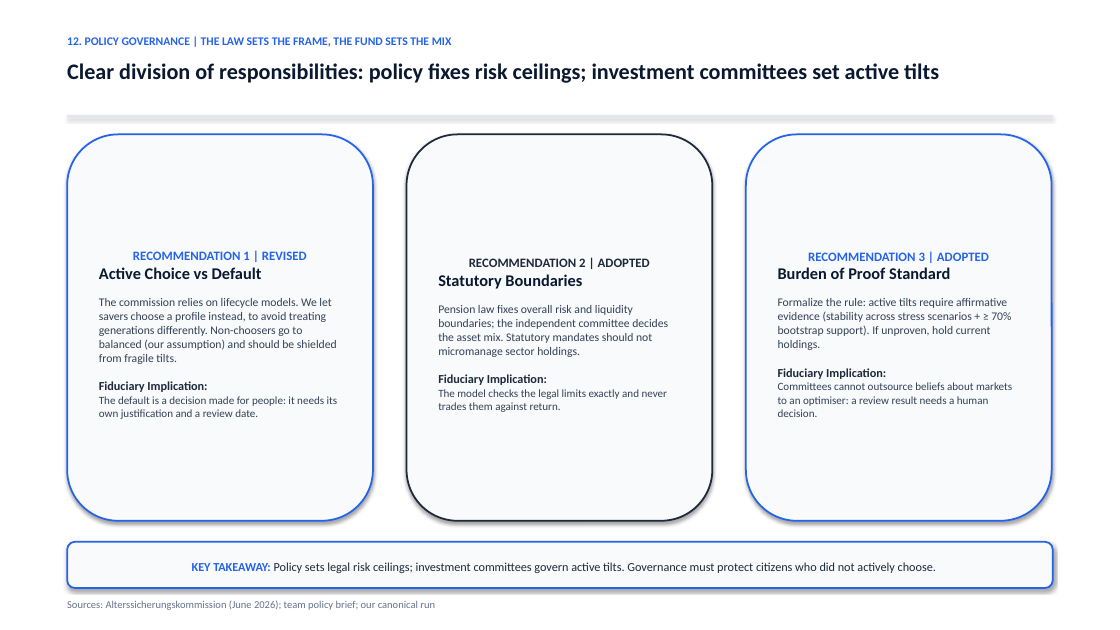
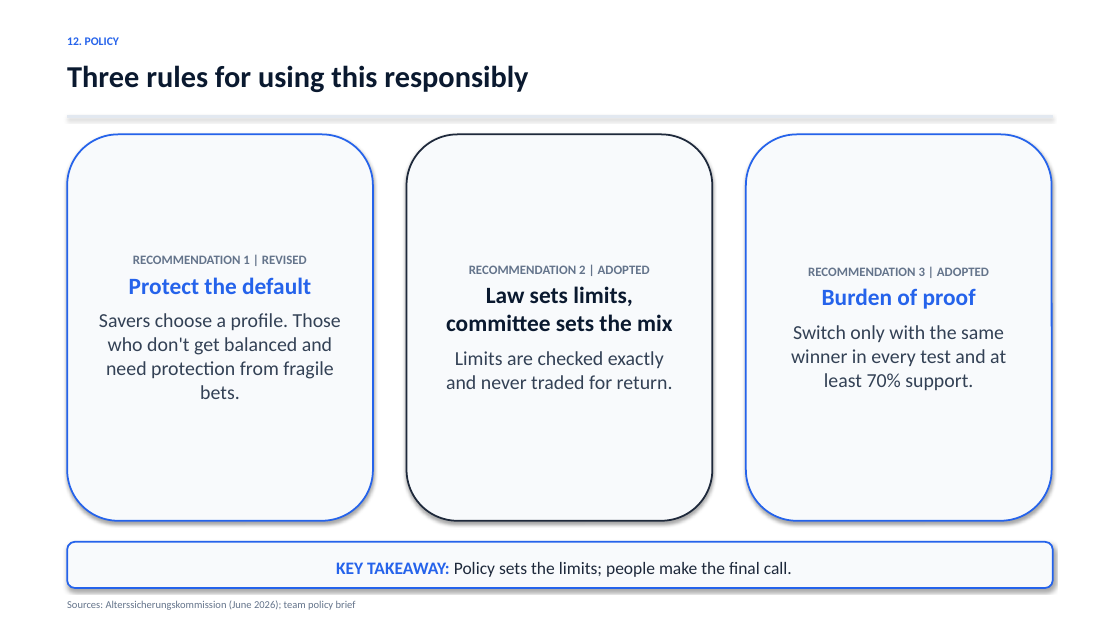
Before and after one commit to jonas221101/quantum-hackathon-finance, a slide deck: slide 22 of docs/deck/MBB_Pitch_Presentation_reviewed.pptx. Drawn at 1120x630 pixels with LibreOffice and Linux fonts; fonts in the diff are those of the drawing. Boxes give left, top, right and bottom in pixels: in the first picture for what was removed or moved away, otherwise in the second. Text is boxed around its words. In the diff, an @@ line names an element or a change of style, - is before the commit and + after.

```diff
--- a/docs/deck/MBB_Pitch_Presentation_reviewed.pptx
+++ b/docs/deck/MBB_Pitch_Presentation_reviewed.pptx
@@ text at [67,37,119,45]: text changed @@
-12. POLICY GOVERNANCE | THE LAW SETS THE FRAME, THE FUND SETS THE MIX
+12. POLICY
@@ text at [67,65,528,92]: text changed; size 19 to 26 pt @@
-Clear division of responsibilities: policy fixes risk ceilings; investment committees set active tilts
+Three rules for using this responsibly
@@ text in rounded rectangle at [133,255,307,264]: text colour #2563EB to #64748B in "RECOMMENDATION 1 | REVISED"; more space between paragraphs @@
@@ text in rounded rectangle at [469,265,650,274]: text colour #1E293B to #64748B in "RECOMMENDATION 2 | ADOPTED"; more space between paragraphs @@
@@ text in rounded rectangle at [808,267,989,276]: text colour #2563EB to #64748B in "RECOMMENDATION 3 | ADOPTED"; more space between paragraphs @@
@@ text in rounded rectangle at [99,277,341,399]: text changed; size 10 to 17 pt @@
-Active Choice vs Default
-The commission relies on lifecycle models. We let savers choose a profile instead, to avoid treating generations differently. Non-choosers go to balanced (our assumption) and should be shielded from fragile tilts.
-Fiduciary Implication:
-The default is a decision made for people: it needs its own justification and a review date.
+Protect the default
+Savers choose a profile. Those who don't get balanced and need protection from fragile bets.
@@ text in rounded rectangle at [446,286,673,389]: text changed; size 10 to 17 pt @@
-Statutory Boundaries
-Pension law fixes overall risk and liquidity boundaries; the independent committee decides the asset mix. Statutory mandates should not micromanage sector holdings.
-Fiduciary Implication:
-The model checks the legal limits exactly and never trades them against return.
+Law sets limits, committee sets the mix
+Limits are checked exactly and never traded for return.
@@ text in rounded rectangle at [791,288,1006,390]: text changed; size 10 to 17 pt @@
-Burden of Proof Standard
-Formalize the rule: active tilts require affirmative evidence (stability across stress scenarios + ≥ 70% bootstrap support). If unproven, hold current holdings.
-Fiduciary Implication:
-Committees cannot outsource beliefs about markets to an optimiser: a review result needs a human decision.
+Burden of proof
+Switch only with the same winner in every test and at least 70% support.
@@ text in rounded rectangle at [336,562,792,577]: text changed; size 10.5 to 15 pt @@
-KEY TAKEAWAY: Policy sets legal risk ceilings; investment committees govern active tilts. Governance must protect citizens who did not actively choose.
+KEY TAKEAWAY: Policy sets the limits; people make the final call.
@@ text at [67,600,356,610]: text changed @@
-Sources: Alterssicherungskommission (June 2026); team policy brief; our canonical run
+Sources: Alterssicherungskommission (June 2026); team policy brief
```
Also in this commit, not shown: 13 other slides changed, 1 other file.
